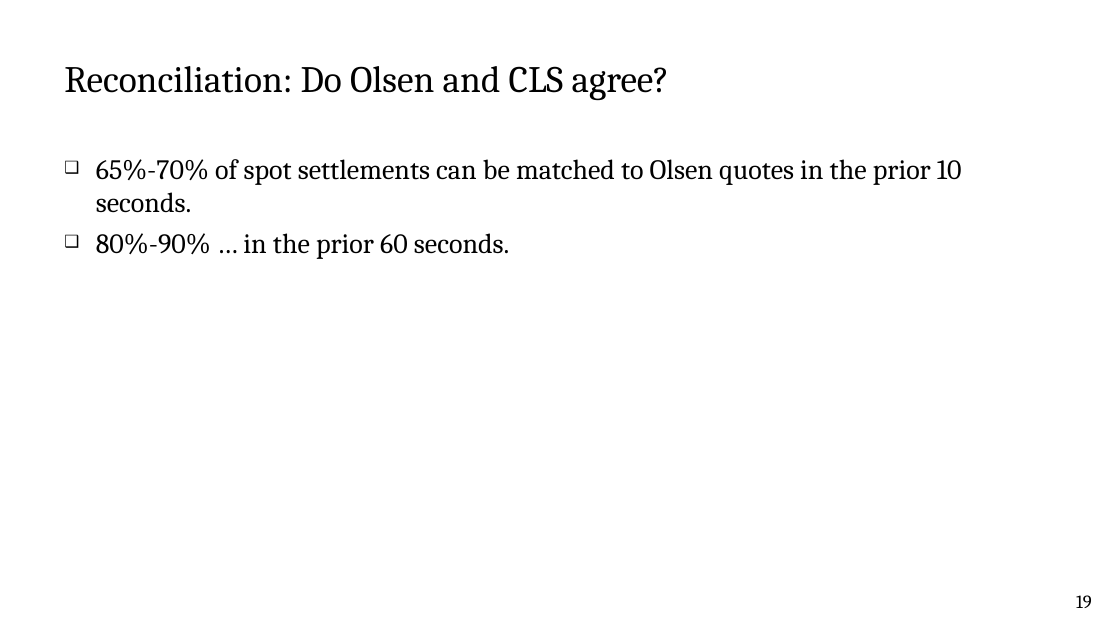
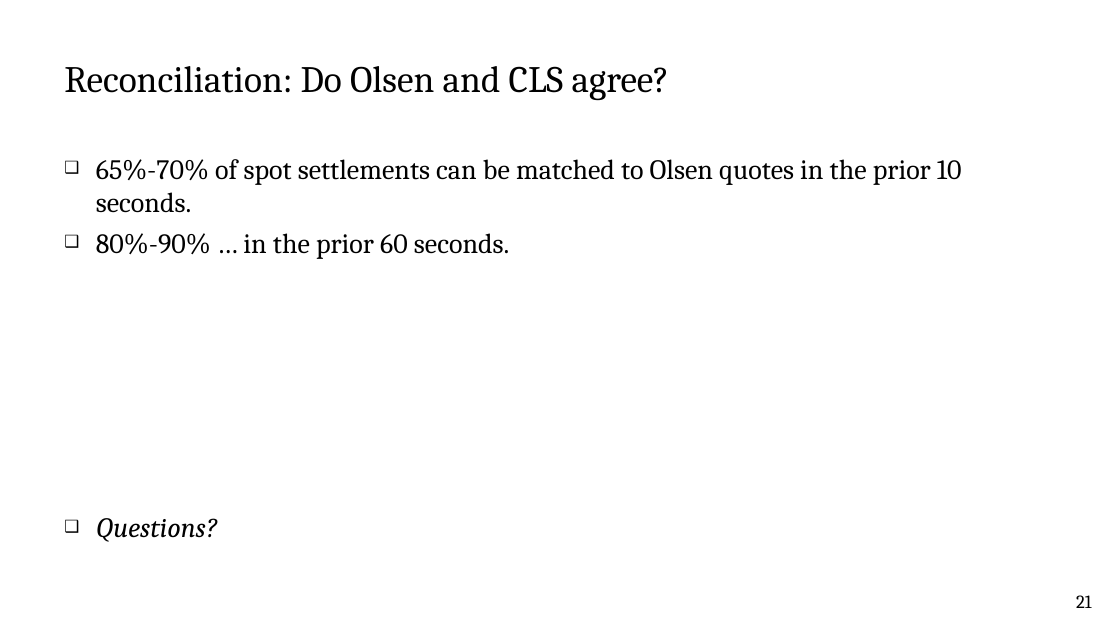
Before and after one commit to cpfiffer/microstructure.exchange, a slide deck: slide 21 of slides/Hasbrouck-Levich Network Microstructure Workshop.pptx (slide 19 before the commit). Drawn at 1120x630 pixels with LibreOffice and Linux fonts; fonts in the diff are those of the drawing. Boxes give left, top, right and bottom in pixels: in the first picture for what was removed or moved away, otherwise in the second. Text is boxed around its words. In the diff, an @@ line names an element or a change of style, - is before the commit and + after.

```diff
--- a/slides/Hasbrouck-Levich Network Microstructure Workshop.pptx
+++ b/slides/Hasbrouck-Levich Network Microstructure Workshop.pptx
@@ text at (x1=96, y1=518, x2=217, y2=542): paragraph added @@
+❑ Questions?
@@ page number at (x1=1076, y1=595, x2=1091, y2=608): text changed @@
-19
+21
```
Also in this commit, not shown: 4 other slides changed, 1 slide added.
